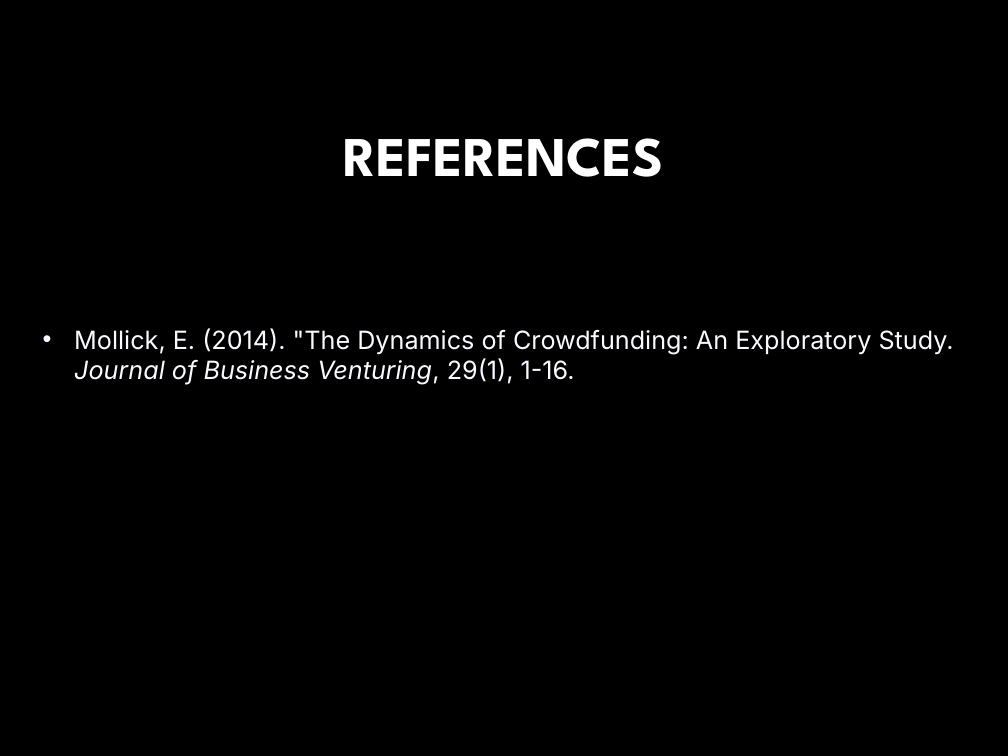
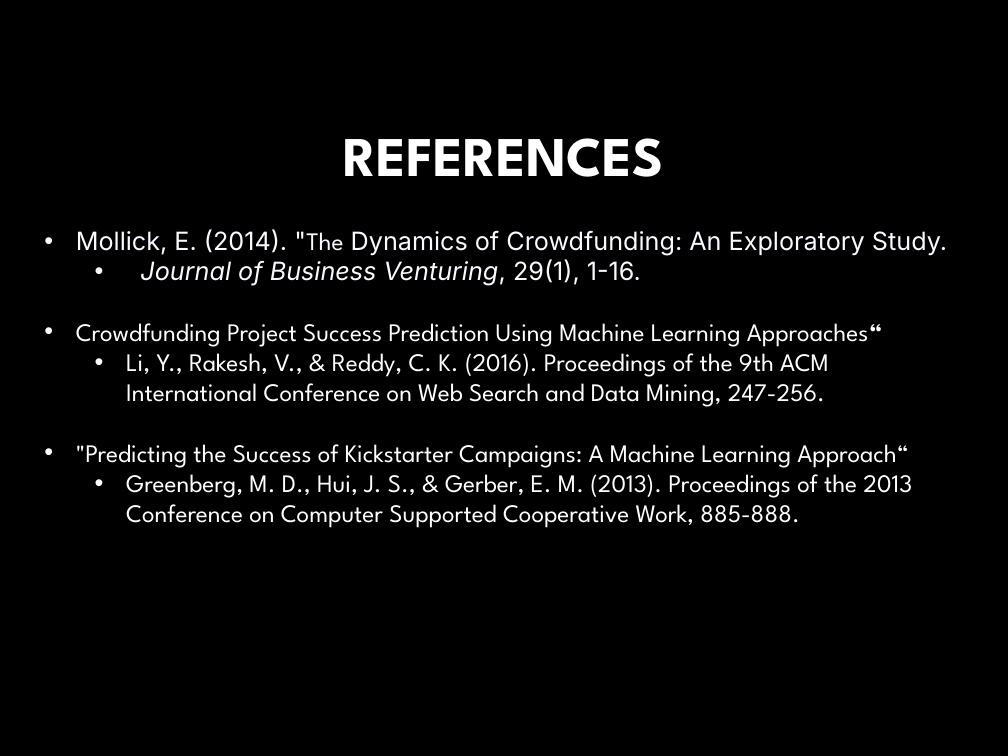
Before and after one commit to Jophine07/Main_project, a slide deck: slide 13 of FundWise_Project_Review.pptx (slide 7 before the commit). Drawn at 1008x756 pixels with LibreOffice and Linux fonts; fonts in the diff are those of the drawing; background and template pictures are left out. Boxes give left, top, right and bottom in pixels: in the first picture for what was removed or moved away, otherwise in the second. Text is boxed around its words. In the diff, an @@ line names an element or a change of style, - is before the commit and + after.

```diff
--- a/FundWise_Project_Review.pptx
+++ b/FundWise_Project_Review.pptx
@@ text at [76, 229, 947, 528]: text changed; font Inter to League Spartan; text colour #F8FAFF to #FFFFFF @@
-• Mollick, E. (2014). "The Dynamics of Crowdfunding: An Exploratory Study. Journal of Business Venturing, 29(1), 1-16.
+• Mollick, E. (2014). "The Dynamics of Crowdfunding: An Exploratory Study.
+  • Journal of Business Venturing, 29(1), 1-16.
+• Crowdfunding Project Success Prediction Using Machine Learning Approaches“
+  • Li, Y., Rakesh, V., & Reddy, C. K. (2016). Proceedings of the 9th ACM International Conference on Web Search and Data Mining, 247-256.
+• "Predicting the Success of Kickstarter Campaigns: A Machine Learning Approach“
+  • Greenberg, M. D., Hui, J. S., & Gerber, E. M. (2013). Proceedings of the 2013 Conference on Computer Supported Cooperative Work, 885-888.
```
Also in this commit, not shown: 1 other slide changed, 6 slides added, 31 other files.
